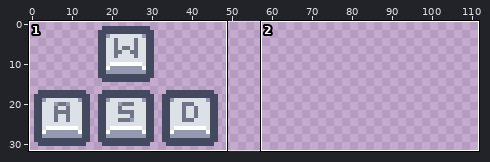
Pixel-art file, stored at art/instructions.aseprite. Above, an overview of the earlier version with the close-up marked.
Close-up. As it was:
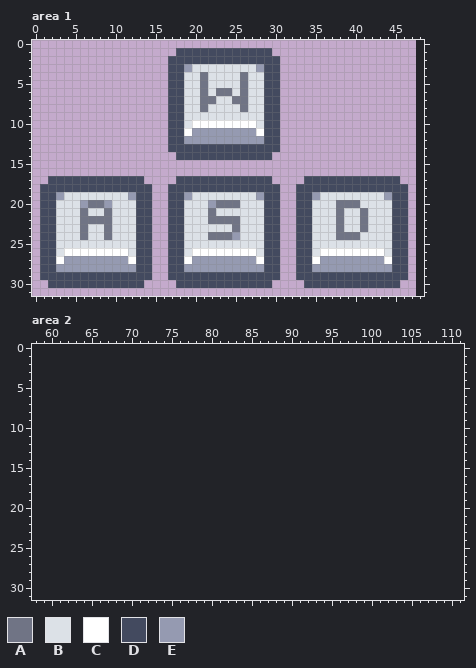
48x32 pixels, 1 frame. Shown: area 1: x 0..48, y 0..31; area 2: x 58..111, y 0..31. The old version is drawn lined up with the new one, on the new canvas.
Palette (. is transparent): A #707485  B #dce1e7  C #ffffff  D #434a5f  E #959ab1
Pixels before, area 1, first column x 1:
 1 .................DDDDDDDDDDDD.................
 2 ................DDDDDDDDDDDDDD................
 3 ................DDEBBBBBBBBEDD................
 4 ................DDBBABBBBABBDD................
 5 ................DDBBABBBBABBDD................
 6 ................DDBBABAABABBDD................
 7 ................DDBBAABBAABBDD................
 8 ................DDBBABBBBABBDD................
 9 ................DDBBBBBBBBBBDD................
10 ................DDBCCCCCCCCBDD................
11 ................DDCEEEEEEEECDD................
12 ................DDEEEEEEEEEEDD................
13 ................DDDDDDDDDDDDDD................
14 .................DDDDDDDDDDDD.................
15 ..............................................
16 ..............................................
17 .DDDDDDDDDDDD....DDDDDDDDDDDD....DDDDDDDDDDDD.
18 DDDDDDDDDDDDDD..DDDDDDDDDDDDDD..DDDDDDDDDDDDDD
19 DDEBBBBBBBBEDD..DDEBBBBBBBBEDD..DDEBBBBBBBBEDD
20 DDBBBEAAEBBBDD..DDBBBEAAABBBDD..DDBBBAAABBBBDD
21 DDBBBABBABBBDD..DDBBBABBBBBBDD..DDBBBABBABBBDD
22 DDBBBAAAABBBDD..DDBBBAAAABBBDD..DDBBBABBABBBDD
23 DDBBBABBABBBDD..DDBBBBBBABBBDD..DDBBBABBABBBDD
24 DDBBBABBABBBDD..DDBBBAAAEBBBDD..DDBBBAAABBBBDD
25 DDBBBBBBBBBBDD..DDBBBBBBBBBBDD..DDBBBBBBBBBBDD
26 DDBCCCCCCCCBDD..DDBCCCCCCCCBDD..DDBCCCCCCCCBDD
27 DDCEEEEEEEECDD..DDCEEEEEEEECDD..DDCEEEEEEEECDD
28 DDEEEEEEEEEEDD..DDEEEEEEEEEEDD..DDEEEEEEEEEEDD
29 DDDDDDDDDDDDDD..DDDDDDDDDDDDDD..DDDDDDDDDDDDDD
30 .DDDDDDDDDDDD....DDDDDDDDDDDD....DDDDDDDDDDDD.
The result:
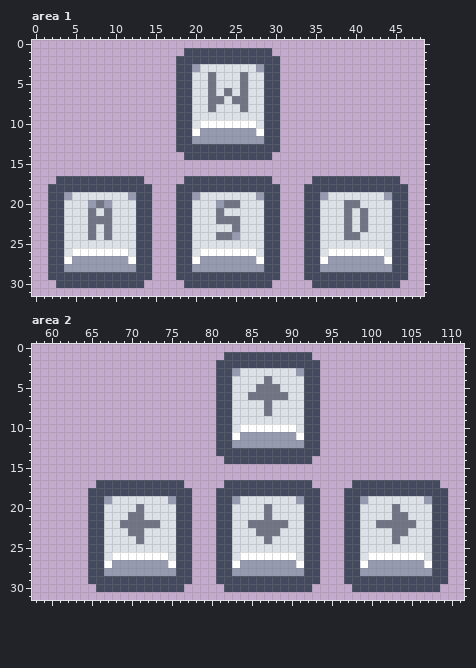
Log entry: Update text to story_two, update instructions screen
What changed:
canvas 48x32 -> 112x32
Changed rows in their new state; - is an unchanged pixel.
Area 1:
first column x 1:
 1 -----------------.---------------------
 2 ----------------.----------------------
 3 ----------------.-DE-------------------
 4 ----------------.-D-BA-----------------
 5 ----------------.-D-BA-----------------
 6 ----------------.-D-BAB----------------
 7 ----------------.-D-B-A----------------
 8 ----------------.-D-BA-----------------
 9 ----------------.-D--------------------
10 ----------------.-DB-------------------
11 ----------------.-DC-------------------
12 ----------------.-D--------------------
13 ----------------.----------------------
14 -----------------.---------------------
17 -.---------------.---------------.-----
18 .---------------.---------------.------
19 .-DE------------.-DE------------.-DE---
20 .-D--BE---------.-D--BE---------.-D--B-
21 .-D--BA---------.-D--BA---------.-D--BA
22 .-D--B----------.-D--B----------.-D--BA
23 .-D--BA---------.-D-------------.-D--BA
24 .-D--BA---------.-D--B----------.-D--B-
25 .-D-------------.-D-------------.-D----
26 .-DB------------.-DB------------.-DB---
27 .-DC------------.-DC------------.-DC---
28 .-D-------------.-D-------------.-D----
29 .---------------.---------------.------
30 -.---------------.---------------.-----
Area 2:
first column x 65:
 1 -----------------DDDDDDDDDDD-----------------
 2 ----------------DDDDDDDDDDDDD----------------
 3 ----------------DDEBBBBBBBEDD----------------
 4 ----------------DDBBBBABBBBDD----------------
 5 ----------------DDBBBAAABBBDD----------------
 6 ----------------DDBBAAAAABBDD----------------
 7 ----------------DDBBBBABBBBDD----------------
 8 ----------------DDBBBBABBBBDD----------------
 9 ----------------DDBBBBBBBBBDD----------------
10 ----------------DDBCCCCCCCBDD----------------
11 ----------------DDCEEEEEEECDD----------------
12 ----------------DDEEEEEEEEEDD----------------
13 ----------------DDDDDDDDDDDDD----------------
14 -----------------DDDDDDDDDDD-----------------
17 -DDDDDDDDDDD-----DDDDDDDDDDD-----DDDDDDDDDDD-
18 DDDDDDDDDDDDD---DDDDDDDDDDDDD---DDDDDDDDDDDDD
19 DDEBBBBBBBEDD---DDEBBBBBBBEDD---DDEBBBBBBBEDD
20 DDBBBBABBBBDD---DDBBBBABBBBDD---DDBBBBABBBBDD
21 DDBBBAABBBBDD---DDBBBBABBBBDD---DDBBBBAABBBDD
22 DDBBAAAAABBDD---DDBBAAAAABBDD---DDBBAAAAABBDD
23 DDBBBAABBBBDD---DDBBBAAABBBDD---DDBBBBAABBBDD
24 DDBBBBABBBBDD---DDBBBBABBBBDD---DDBBBBABBBBDD
25 DDBBBBBBBBBDD---DDBBBBBBBBBDD---DDBBBBBBBBBDD
26 DDBCCCCCCCBDD---DDBCCCCCCCBDD---DDBCCCCCCCBDD
27 DDCEEEEEEECDD---DDCEEEEEEECDD---DDCEEEEEEECDD
28 DDEEEEEEEEEDD---DDEEEEEEEEEDD---DDEEEEEEEEEDD
29 DDDDDDDDDDDDD---DDDDDDDDDDDDD---DDDDDDDDDDDDD
30 -DDDDDDDDDDD-----DDDDDDDDDDD-----DDDDDDDDDDD-
